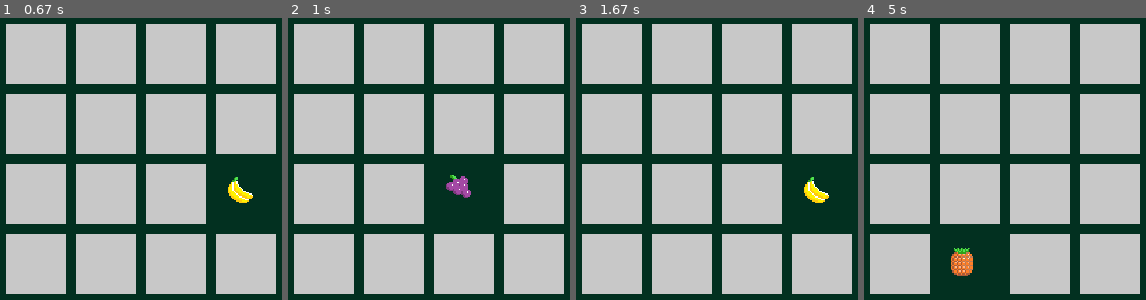
Above: before the commit, frames 1-4 (left to right).
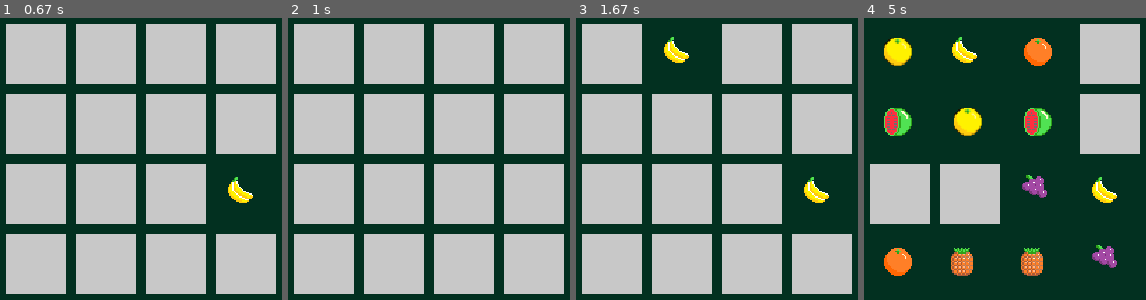
Above: after the commit, the same moments.

Repository: TheGoldKay/pygame-ce
Game: pygame game, started from memory_puzzle/main.py
Same seed, same stepped clock (60 frames per second), same inputs: the game is played once before the commit and once after it.
Inputs (mouse positions are in pixels of both pictures, inside the frame that each line leads up to):
- Up to frame 1 (0.67 s): click (245, 192) at 0.38 s
- Up to frame 2 (1 s): click (448, 212) at 0.72 s
- Up to frame 3 (1.67 s): click (683, 54) at 1.05 s; click (821, 192) at 1.38 s
- Up to frame 4 (5 s): click (900, 54) at 1.72 s; click (1030, 237) at 2.05 s; click (1109, 263) at 2.38 s; click (971, 125) at 2.72 s; click (1038, 125) at 3.05 s; click (900, 125) at 3.38 s; click (900, 263) at 3.72 s; click (1038, 54) at 4.05 s; click (1038, 192) at 4.38 s; click (971, 263) at 4.72 s

Frame 1 is identical in both runs. In frame 2, 4.5% of the frame differs, in the area x 51-74%, y 51-74%; in frame 3, 4.5%; in frame 4, 50%, in the area x 2-98%, y 2-98%.

Commit message:
pair wait time

Diff:
--- a/memory_puzzle/main.py
+++ b/memory_puzzle/main.py
@@ -10,6 +10,7 @@
 SPACE_Y = 150
 GRID_ROW = 4
 GRID_COL = 4
+WAIT_TIME = 4 # the amount of seconds to show the pair of fruits
 
 class Box(pygame.Rect):
     def __init__(self, left, top, width, height, face):
@@ -17,9 +18,10 @@
         self.color = COVER_WHITE
         self.face = face
         self.reveal = False
+        self.permanent = False
 
     def draw(self, surface):
-        if not self.reveal:
+        if not self.reveal and not self.permanent:
             pygame.draw.rect(surface, self.color, self)
         else:
             x, y = self.left, self.top
@@ -28,8 +30,10 @@
             surface.blit(self.face, (x, y))
 
     def checkReveal(self):
+        #if not self.permanent:
         x, y = pygame.mouse.get_pos()
-        self.reveal = self.collidepoint(x, y)
+        if not self.reveal:
+            self.reveal = self.collidepoint(x, y)
 
 def loadShapes():
     shapes = []
@@ -70,8 +74,27 @@
         box.draw(screen)
 
 def checkMouseReveal(grid):
-    for box in grid:
-        box.checkReveal()
+    for i, box in enumerate(grid):
+        grid[i].checkReveal()
+    return grid
+
+def checkMatch(grid, timer):
+    for i, box in enumerate(grid):
+        if box.reveal:
+            for j, box2 in enumerate(grid):
+                if i != j and box2.reveal:
+                    if box.face == box2.face:
+                        grid[i].permanent = True
+                        grid[j].permanent = True
+                        timer["active"] = True
+                        return timer, grid
+                    else:
+                        grid[i].reveal = False
+                        grid[j].reveal = False
+                        timer["active"] = True
+                        return timer, grid
+    timer["active"] = False
+    return timer, grid
 
 def main():
     pygame.init()
@@ -80,6 +103,8 @@
     clock = pygame.time.Clock()
     shapes = loadShapes()
     grid = makeGrid(GRID_ROW, GRID_COL, shapes)
+    dt = clock.tick(FPS)
+    timer = {"time": 0, "active": False}
     while True:
         screen.fill(DARK_GREEN)
         for event in pygame.event.get():
@@ -88,10 +113,18 @@
             if event.type == pygame.KEYDOWN:
                 if event.key == pygame.K_ESCAPE:
                     sys.exit()
-        checkMouseReveal(grid)
+            if event.type == pygame.MOUSEBUTTONDOWN:
+                grid = checkMouseReveal(grid)
+        if timer["active"]:
+            timer["time"] += dt
+            if timer["time"] > WAIT_TIME:
+                timer["time"] = 0
+                timer["active"] = False
+        else:
+            timer, grid = checkMatch(grid, timer)
         drawGrid(grid, screen)
         pygame.display.update()
-        clock.tick(FPS)
+        dt = clock.tick(FPS)
 
 
 
